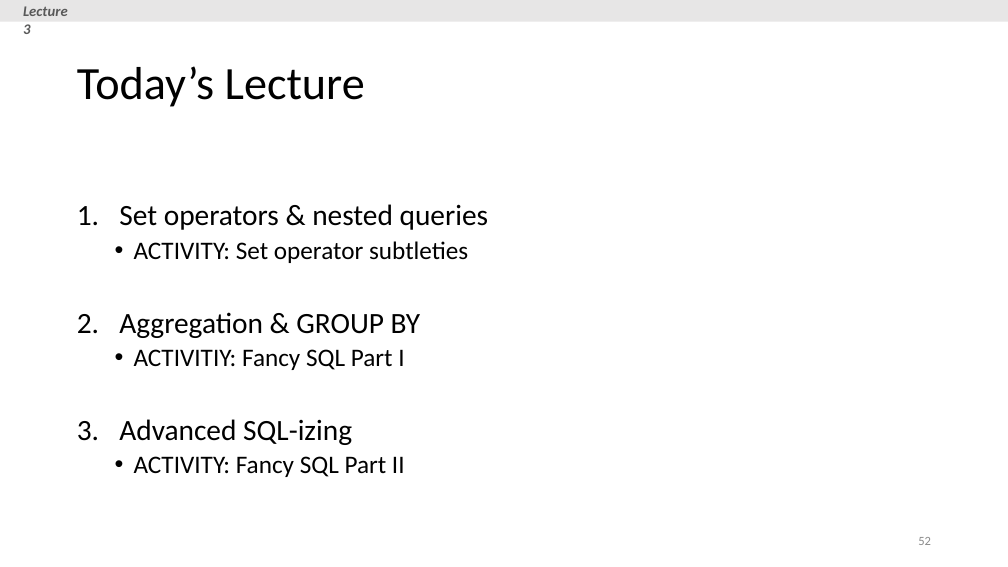
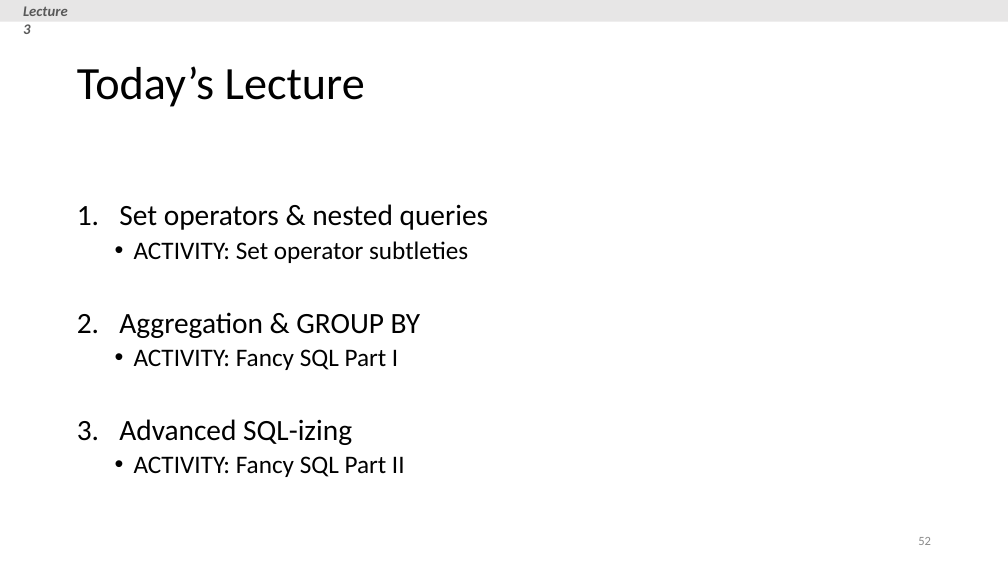
Before and after one commit to XIEQ/cs145-notebooks, a slide deck: slide 52 of lecture-2-3/Lecture_2_3_SQL.pptx. Drawn at 1008x567 pixels with LibreOffice and Linux fonts; fonts in the diff are those of the drawing. Boxes give left, top, right and bottom in pixels: in the first picture for what was removed or moved away, otherwise in the second. Text is boxed around its words. In the diff, an @@ line names an element or a change of style, - is before the commit and + after.

```diff
--- a/lecture-2-3/Lecture_2_3_SQL.pptx
+++ b/lecture-2-3/Lecture_2_3_SQL.pptx
@@ text at <box>134,349,398,370</box>: text changed @@
-  • ACTIVITIY: Fancy SQL Part I
+  • ACTIVITY: Fancy SQL Part I
```
Also in this commit, not shown: 1 other slide changed, 1 other file.
